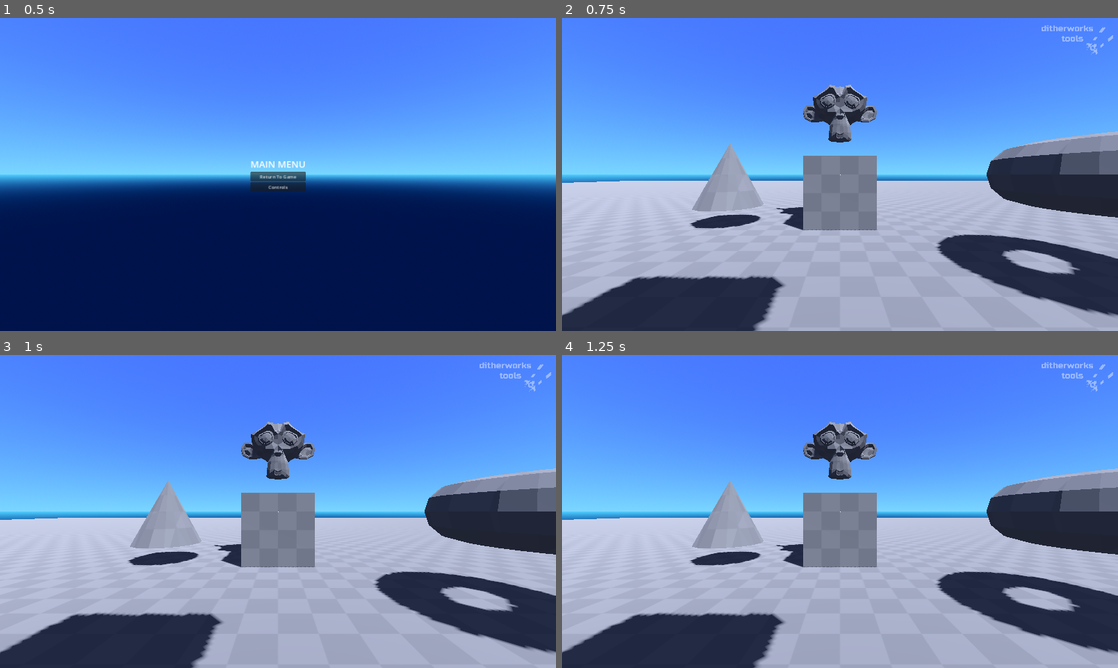
Above: before the commit, frames 1-4 (two rows, left to right).
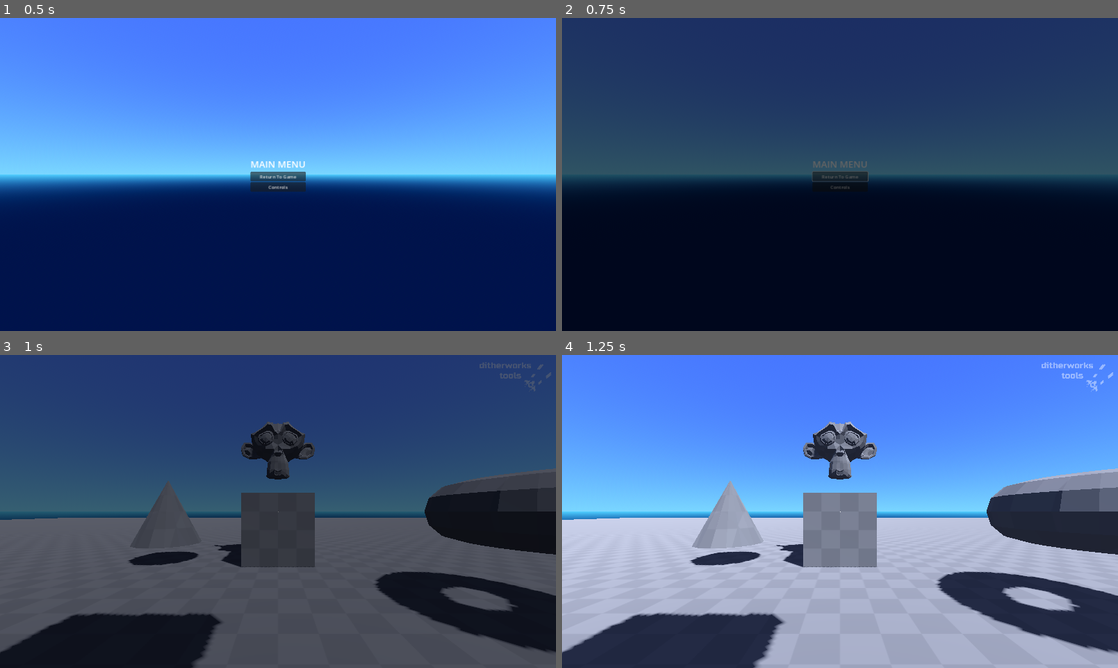
Above: after the commit, the same moments.

Repository: ditherworks/ditherworks_tools
Game: Godot game, scene res://demo/scenes/demo_world.tscn
The game is run twice, just before and just after one commit, with the same random seed, the same clock (stepped at 60 frames per second) and the same inputs.
Inputs:
- Up to frame 1 (0.5 s): no input
- Up to frame 2 (0.75 s): click "Return To Game" at 0.5 s
- Up to frame 3 (1 s): no input
- Up to frame 4 (1.25 s): no input

Frame 1 is identical in both runs. In frame 2, 100% of the frame differs, in the area x 0-100%, y 0-100%; in frame 3, 100%; in frame 4, nothing differs.

Commit message:
game
- hooked simple fade transition to demo
- added some default setup guards to game _ready

Diff:
--- a/game/game.gd
+++ b/game/game.gd
@@ -19,62 +19,86 @@
 
 # Default Callbacks
 func _ready() -> void:
-	var root := get_tree().root
-	_world = root.get_child(root.get_child_count() - 1) as Node3D
-
-	_pause.process_mode = Node.PROCESS_MODE_WHEN_PAUSED
+	_prep_defaults()
 
 	if _start_in_game:
-		switch_to_world()
+		switch_to_world(false)
 	else:
-		switch_to_front_end()
+		switch_to_front_end(false)
 
 
 # Public Functions
 func pause(enable: bool) -> void:
 	get_tree().paused = enable
-	if _hud:
-		_hud.visible = not enable
-	if _pause:
-		_pause.visible = enable
+	_hud.visible = not enable
+	_pause.visible = enable
 
 	Input.mouse_mode = Input.MOUSE_MODE_VISIBLE if enable else Input.MOUSE_MODE_CAPTURED
 
 
-func switch_to_front_end() -> void:
+func switch_to_front_end(use_transition := true) -> void:
 	get_tree().paused = false
+	_world.process_mode = Node.PROCESS_MODE_DISABLED
+
+	if use_transition and _transition:
+		_transition.transition_out()
+		await _transition.out_complete
 
 	Input.mouse_mode = Input.MOUSE_MODE_VISIBLE
 
-	if _hud:
-		_hud.visible = false
-	if _pause:
-		_pause.visible = false
+	_hud.visible = false
+	_pause.visible = false
+	_front_end.visible = true
+	_front_end.process_mode = Node.PROCESS_MODE_INHERIT
+	_world.visible = false
 
-	if _front_end:
-		_front_end.visible = true
-		_front_end.process_mode = Node.PROCESS_MODE_INHERIT
-	if _world:
-		_world.visible = false
-		_world.process_mode = Node.PROCESS_MODE_DISABLED
+	if use_transition and _transition:
+		_transition.transition_in()
 
 
-func switch_to_world() -> void:
-	get_tree().paused = false
+func switch_to_world(use_transition := true) -> void:
+	_front_end.process_mode = Node.PROCESS_MODE_DISABLED
 
-	if _hud:
-		_hud.visible = true
-	if _pause:
-		_pause.visible = false
+	if use_transition and _transition:
+		_transition.transition_out()
+		await _transition.out_complete
 
-	if _front_end:
-		_front_end.visible = false
-		_front_end.process_mode = Node.PROCESS_MODE_DISABLED
-	if _world:
-		_world.visible = true
-		_world.process_mode = Node.PROCESS_MODE_PAUSABLE
+	_hud.visible = true
+	_pause.visible = false
+	_front_end.visible = false
+	_world.visible = true
+	_world.process_mode = Node.PROCESS_MODE_PAUSABLE
 
 	Input.mouse_mode = Input.MOUSE_MODE_CAPTURED
 
+	get_tree().paused = false
+	if use_transition and _transition:
+		_transition.transition_in()
+
 
 # Private Functions
+func _prep_defaults() -> void:
+	if not _hud:
+		_hud = Control.new()
+		add_child(_hud)
+
+	if not _pause:
+		_pause = Control.new()
+		add_child(_pause)
+
+	if not _front_end:
+		_front_end = Control.new()
+		add_child(_front_end)
+
+	var root := get_tree().root
+	_world = root.get_child(root.get_child_count() - 1) as Node3D
+	if not _world:
+		_world = Node3D.new()
+		add_child(_world)
+
+	process_mode = Node.PROCESS_MODE_ALWAYS
+	_world.process_mode = Node.PROCESS_MODE_PAUSABLE
+	_hud.process_mode = Node.PROCESS_MODE_PAUSABLE
+	_pause.process_mode = Node.PROCESS_MODE_WHEN_PAUSED
+	_front_end.process_mode = Node.PROCESS_MODE_ALWAYS
+	_transition.process_mode = Node.PROCESS_MODE_ALWAYS
--- a/game/transition.gd
+++ b/game/transition.gd
@@ -24,4 +24,5 @@
 func transition_in() -> void:
 	pass
 
+
 # Private Functions
